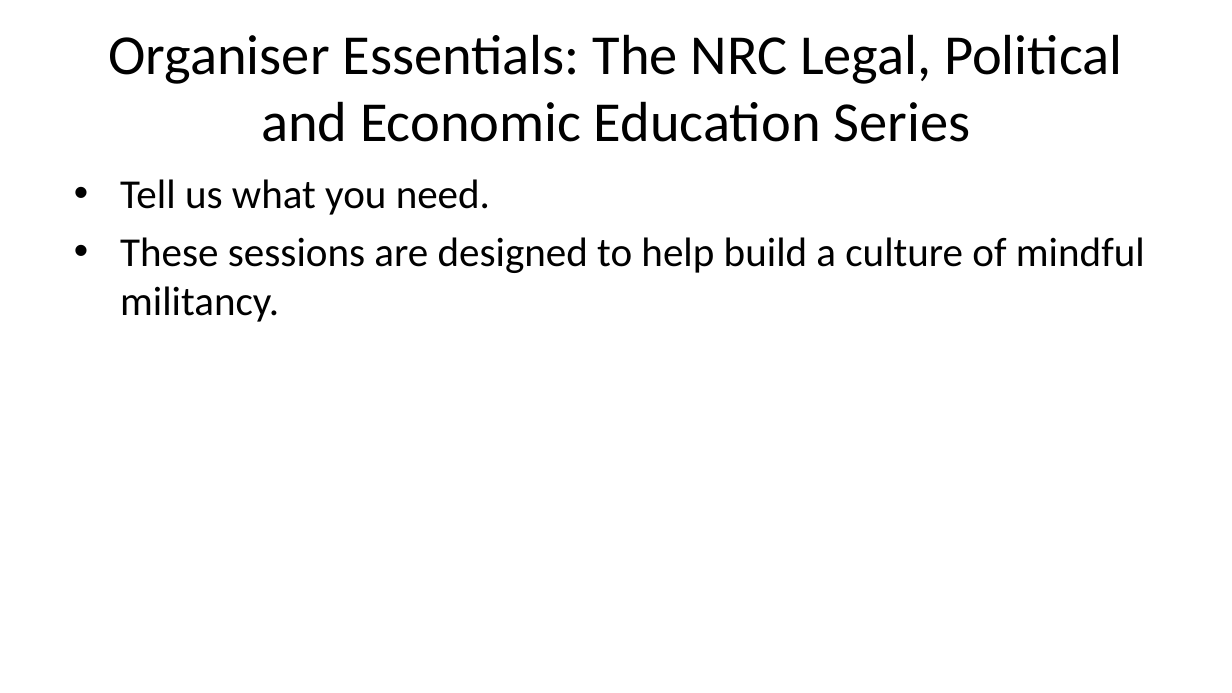
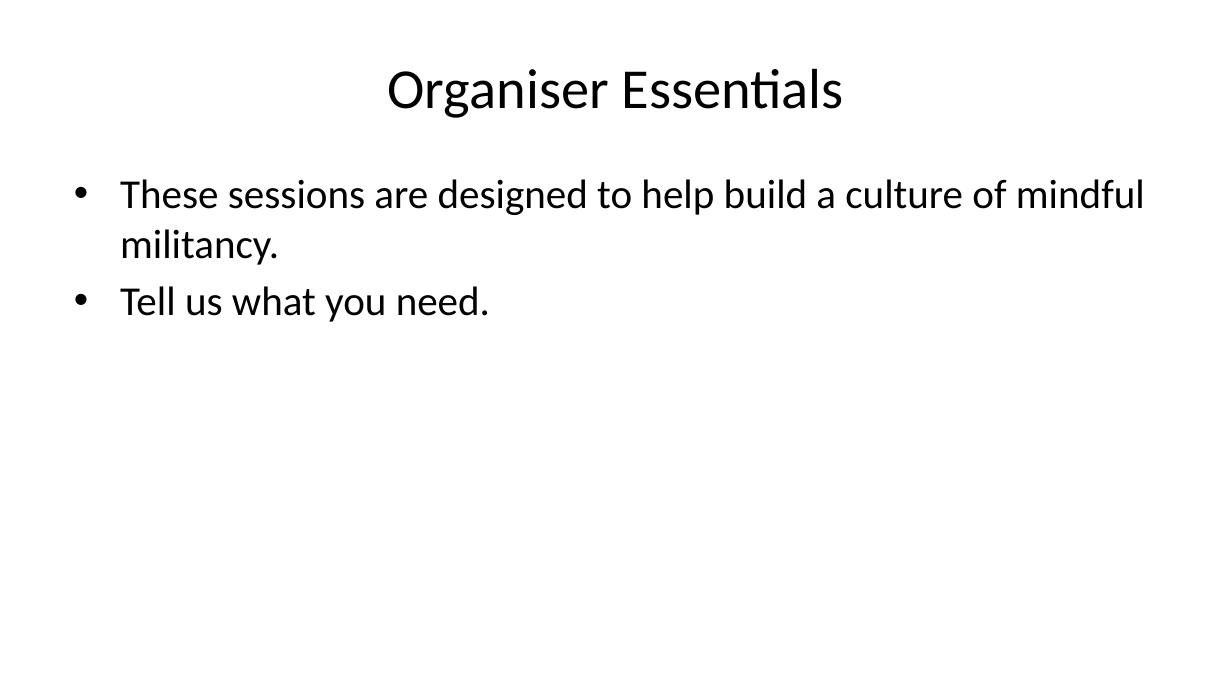
Before and after one commit to amwu-nrc/economics-presentations, a slide deck: slide 2 of organiser-education-productivity.pptx. Drawn at 1232x693 pixels with LibreOffice and Linux fonts; fonts in the diff are those of the drawing. Boxes give left, top, right and bottom in pixels: in the first picture for what was removed or moved away, otherwise in the second. Text is boxed around its words. In the diff, an @@ line names an element or a change of style, - is before the commit and + after.

```diff
--- a/organiser-education-productivity.pptx
+++ b/organiser-education-productivity.pptx
@@ title at <box>388,68,844,118</box>: text changed @@
-Organiser Essentials: The NRC Legal, Political and Economic Education Series
+Organiser Essentials
@@ text at <box>120,179,1145,265</box>: paragraph added @@
+• These sessions are designed to help build a culture of mindful militancy.
@@ text at <box>120,237,1145,322</box>: paragraph removed @@
-• These sessions are designed to help build a culture of mindful militancy.
```
Also in this commit, not shown: 5 other slides changed, 2 slides added, 18 other files.
